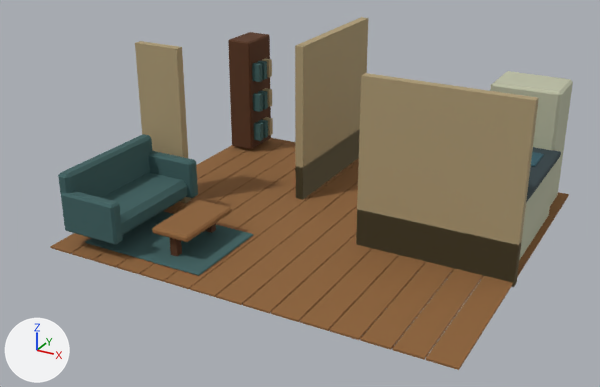
Before and after pictures for a commit that changed the Blender file art/source/house_details.blend.
Rendered twice from a 50 mm camera at (4.67, -6.75, 4.97) aimed at (-0.16, 2.03, 0.58). The lights are fixed; the arrows at lower left show +X, +Y and +Z. The older version comes first.

Objects in the first picture: 'DD_Cut_Partition.001', 'DD_Hide_BedroomWall', 'DD_Hide_Partition', 'DD_Hide_Partition.001', 'DD_Keep_Bookcase', 'DD_Keep_Floorboard.006', 'DD_Keep_Floorboard.007', 'DD_Keep_Floorboard.013', 'DD_Keep_Floorboard.014', 'DD_Keep_Fridge', 'DD_Keep_Rug', 'DD_Keep_SofaBack' and 30 more.
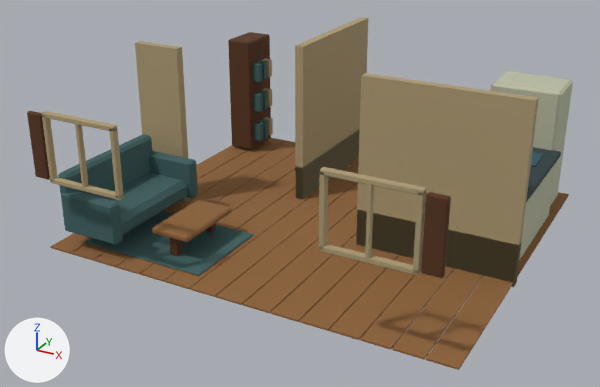
The change, as a diff of the scene's bpy script:
```diff
--- a/art/source/house_details.blend.py
+++ b/art/source/house_details.blend.py
@@ ob_dd_hide_shutter_001 @@
+ob_dd_hide_shutter_001 = bpy.data.objects.new('DD_Hide_Shutter.001', me_cube_055)  # 24 vertices, 26 faces; spans x -0.11..0.11, y -0.035..0.035, z -0.41..0.41; in mat_dd_wood (brown #573319)
+ob_dd_hide_shutter_001.location = (2.46, -0.15, 1.55)
@@ ob_dd_hide_windowmullion_001 @@
+ob_dd_hide_windowmullion_001 = bpy.data.objects.new('DD_Hide_WindowMullion.001', me_cube_054)  # a box spanning x -0.018..0.018, y -0.035..0.035, z -0.39..0.39; in mat_dd_cream (beige #ad9b75)
+ob_dd_hide_windowmullion_001.location = (1.8, -0.155, 1.55)
@@ ob_dd_hide_windowframe_007 @@
+ob_dd_hide_windowframe_007 = bpy.data.objects.new('DD_Hide_WindowFrame.007', me_cube_053)  # 24 vertices, 26 faces; spans x -0.53..0.53, y -0.04..0.04, z -0.03..0.03; in mat_dd_cream (beige #ad9b75)
+ob_dd_hide_windowframe_007.location = (1.8, -0.145, 1.96)
@@ ob_dd_hide_windowframe_006 @@
+ob_dd_hide_windowframe_006 = bpy.data.objects.new('DD_Hide_WindowFrame.006', me_cube_052)  # 24 vertices, 26 faces; spans x -0.53..0.53, y -0.04..0.04, z -0.03..0.03; in mat_dd_cream (beige #ad9b75)
+ob_dd_hide_windowframe_006.location = (1.8, -0.145, 1.14)
@@ ob_dd_hide_windowframe_005 @@
+ob_dd_hide_windowframe_005 = bpy.data.objects.new('DD_Hide_WindowFrame.005', me_cube_051)  # 24 vertices, 26 faces; spans x -0.03..0.03, y -0.04..0.04, z -0.42..0.42; in mat_dd_cream (beige #ad9b75)
+ob_dd_hide_windowframe_005.location = (2.3, -0.145, 1.55)
@@ ob_dd_hide_windowframe_004 @@
+ob_dd_hide_windowframe_004 = bpy.data.objects.new('DD_Hide_WindowFrame.004', me_cube_050)  # 24 vertices, 26 faces; spans x -0.03..0.03, y -0.04..0.04, z -0.42..0.42; in mat_dd_cream (beige #ad9b75)
+ob_dd_hide_windowframe_004.location = (1.3, -0.145, 1.55)
@@ ob_dd_hide_shutter @@
+ob_dd_hide_shutter = bpy.data.objects.new('DD_Hide_Shutter', me_cube_049)  # 24 vertices, 26 faces; spans x -0.11..0.11, y -0.035..0.035, z -0.41..0.41; in mat_dd_wood (brown #573319)
+ob_dd_hide_shutter.location = (-2.46, -0.15, 1.55)
@@ ob_dd_hide_windowmullion @@
+ob_dd_hide_windowmullion = bpy.data.objects.new('DD_Hide_WindowMullion', me_cube_054.copy())
+ob_dd_hide_windowmullion.location = (-1.8, -0.155, 1.55)
@@ ob_dd_hide_windowframe_003 @@
+ob_dd_hide_windowframe_003 = bpy.data.objects.new('DD_Hide_WindowFrame.003', me_cube_047)  # 24 vertices, 26 faces; spans x -0.53..0.53, y -0.04..0.04, z -0.03..0.03; in mat_dd_cream (beige #ad9b75)
+ob_dd_hide_windowframe_003.location = (-1.8, -0.145, 1.96)
@@ ob_dd_hide_windowframe_002 @@
+ob_dd_hide_windowframe_002 = bpy.data.objects.new('DD_Hide_WindowFrame.002', me_cube_052.copy())
+ob_dd_hide_windowframe_002.location = (-1.8, -0.145, 1.14)
@@ ob_dd_hide_windowframe_001 @@
+ob_dd_hide_windowframe_001 = bpy.data.objects.new('DD_Hide_WindowFrame.001', me_cube_051.copy())
+ob_dd_hide_windowframe_001.location = (-1.3, -0.145, 1.55)
@@ ob_dd_hide_windowframe @@
+ob_dd_hide_windowframe = bpy.data.objects.new('DD_Hide_WindowFrame', me_cube_050.copy())
+ob_dd_hide_windowframe.location = (-2.3, -0.145, 1.55)
```

Pixel boxes [x1, y1, x2, y2] of what changed, in the pictures (600 x 387 px):
'DD_Hide_Shutter.001', added (brown): after [421, 192, 451, 278]
'DD_Hide_Shutter', added (brown): after [27, 111, 50, 180]
'DD_Hide_WindowFrame.007', added (beige): after [320, 167, 426, 195]
'DD_Hide_WindowFrame.006', added (beige): after [319, 244, 421, 275]
'DD_Hide_WindowFrame.005', added (beige): after [413, 192, 426, 273]
'DD_Hide_WindowFrame.004', added (beige): after [319, 172, 328, 249]
'DD_Hide_WindowFrame.001', added (beige): after [109, 128, 124, 198]
'DD_Hide_WindowFrame.003', added (beige): after [42, 111, 117, 131]
'DD_Hide_WindowFrame', added (beige): after [42, 115, 58, 182]
'DD_Hide_WindowFrame.002', added (beige): after [50, 177, 124, 200]
'DD_Hide_WindowMullion.001', added (beige): after [365, 184, 374, 259]
'DD_Hide_WindowMullion', added (beige): after [75, 124, 88, 188]
